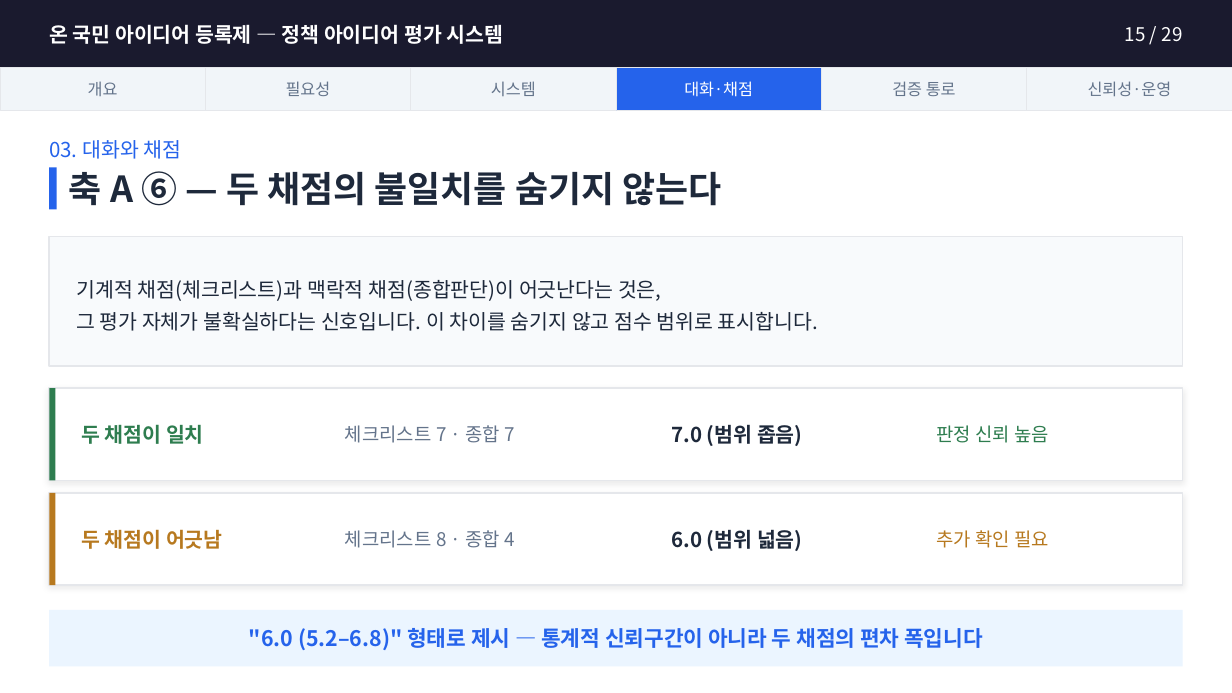
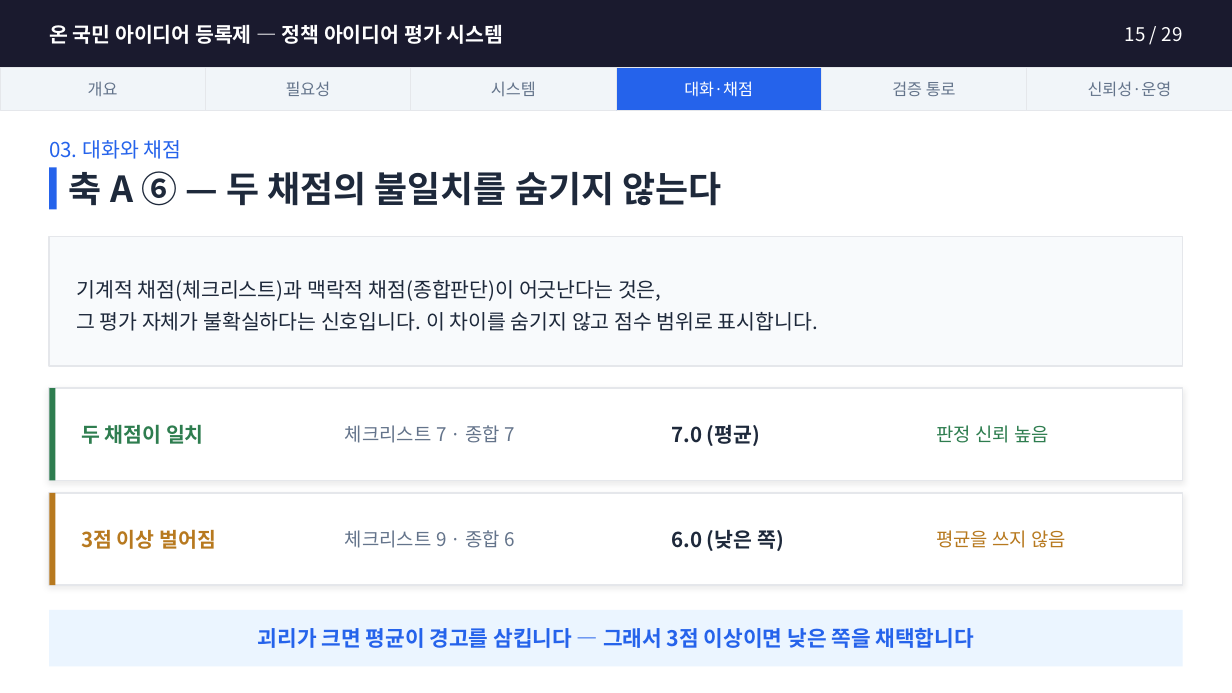
Before and after one commit to jason-j-kim/PYCON2017, a slide deck: slide 15 of docs/온국민아이디어등록제_설명자료.pptx. Drawn at 1232x693 pixels with LibreOffice and Linux fonts; fonts in the diff are those of the drawing. Boxes give left, top, right and bottom in pixels: in the first picture for what was removed or moved away, otherwise in the second. Text is boxed around its words. In the diff, an @@ line names an element or a change of style, - is before the commit and + after.

```diff
--- a/docs/온국민아이디어등록제_설명자료.pptx
+++ b/docs/온국민아이디어등록제_설명자료.pptx
@@ text at [671,425,760,446]: text changed @@
-7.0 (범위 좁음)
+7.0 (평균)
@@ text at [81,529,216,549]: text changed @@
-두 채점이 어긋남
+3점 이상 벌어짐
@@ text at [345,530,515,548]: text changed @@
-체크리스트 8 · 종합 4
+체크리스트 9 · 종합 6
@@ text at [671,529,784,551]: text changed @@
-6.0 (범위 넓음)
+6.0 (낮은 쪽)
@@ text at [936,530,1067,548]: text changed @@
-추가 확인 필요
+평균을 쓰지 않음
@@ text at [258,628,974,648]: text changed @@
-"6.0 (5.2–6.8)" 형태로 제시 — 통계적 신뢰구간이 아니라 두 채점의 편차 폭입니다
+괴리가 크면 평균이 경고를 삼킵니다 — 그래서 3점 이상이면 낮은 쪽을 채택합니다
```
Also in this commit, not shown: 3 other slides changed, 1 other file.
